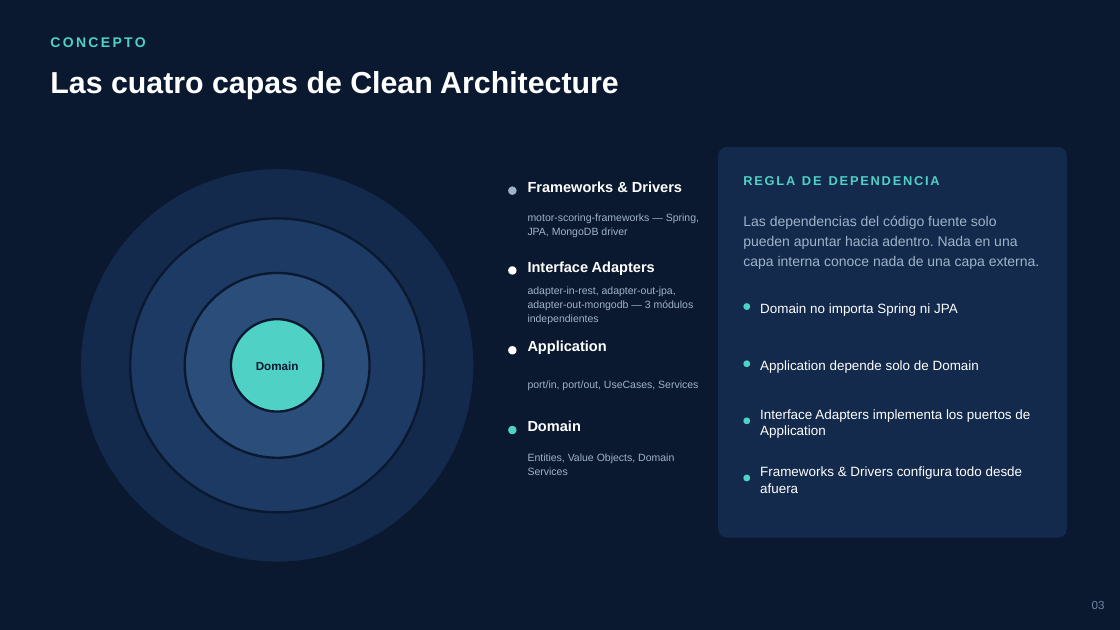
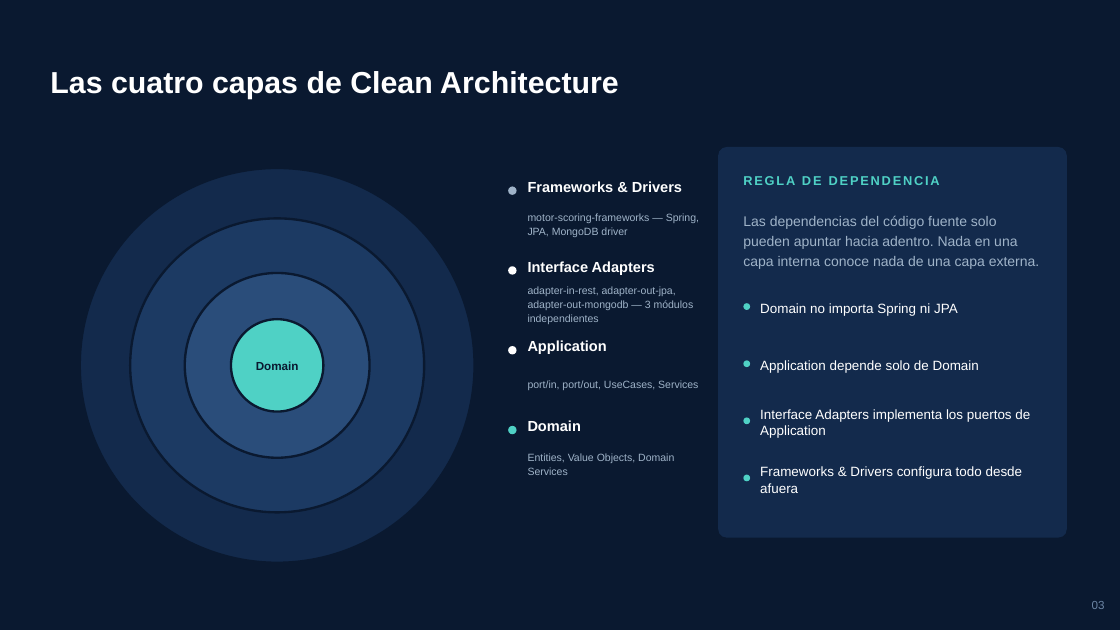
Before and after one commit to JoseJulca/CleanArquitecture, a slide deck: slide 13 of Motor_Scoring_Clean_Architecture.pptx (slide 3 before the commit). Drawn at 1120x630 pixels with LibreOffice and Linux fonts; fonts in the diff are those of the drawing. Boxes give left, top, right and bottom in pixels: in the first picture for what was removed or moved away, otherwise in the second. Text is boxed around its words. In the diff, an @@ line names an element or a change of style, - is before the commit and + after.

```diff
--- a/Motor_Scoring_Clean_Architecture.pptx
+++ b/Motor_Scoring_Clean_Architecture.pptx
@@ text removed at [50,37,145,47] @@
-CONCEPTO
```
Also in this commit, not shown: 14 slides added, 1 slide removed, 1 other file.
